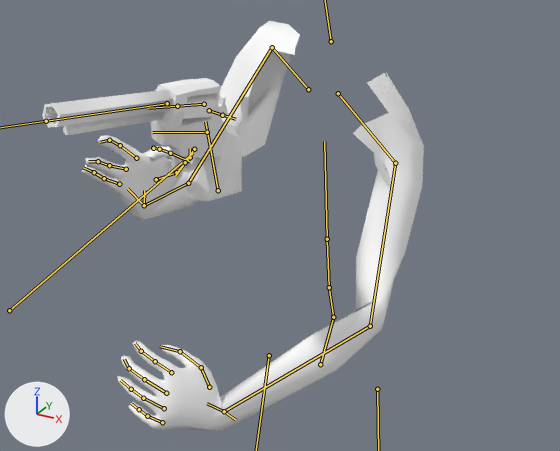
An edit to the Blender file Blender Files/rig_contraintsready_withkatana_withanim_gun.blend, drawn before and after from the same camera.
The view is the same before and after, from a camera (50 mm lens) standing at (4.28, -8.72, 14.66) and looking at (0.27, -1.44, 11.02). The axes (+X, +Y, +Z) are drawn at lower left. The lights are the same throughout. Both versions are drawn at frame 53 of the action 'Spin'; the numbers are the values there. The bones that bend it are drawn over the model as lines.

In view in the first picture: 'Rig:Female1605'.
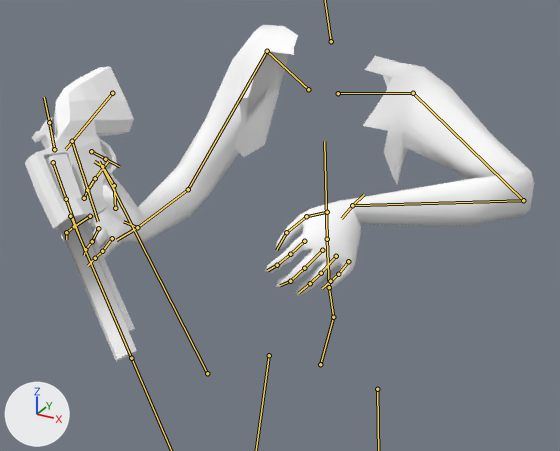
Where the change shows, as pixel boxes (x1, y1, x2, y2) in the pictures (560 x 451 px):
'Rig:Female1605', posed (33% wider, 18% shorter)
    before: (42, 21, 424, 430)
    after: (25, 25, 534, 361)
bone 'hand_r.001', root to tip
    before: (144, 205) to (127, 188)
    after: (137, 227) to (116, 240)
bone 'Uchwyt', root to tip
    before: (218, 190) to (205, 121)
    after: (112, 93) to (65, 149)

The edits, one by one:
Bone 'hand_r.001' (bone_hand_r_001) moves from (-1.94, -1.14, 3.4) to (-2.08, -1.14, 3.17).
Bone 'hand_r.001' (bone_hand_r_001) turns from (-34, 150, -27) to (52, 132, 74) degrees about its own x, y and z.
Bone 'Uchwyt' (bone_uchwyt) moves from (1.12, 1.42, 0.15) to (1.46, 2.02, -0.18).
Bone 'Uchwyt' (bone_uchwyt) turns from (-94, 28, -79) to (-127, 16, -68) degrees about its own x, y and z.
